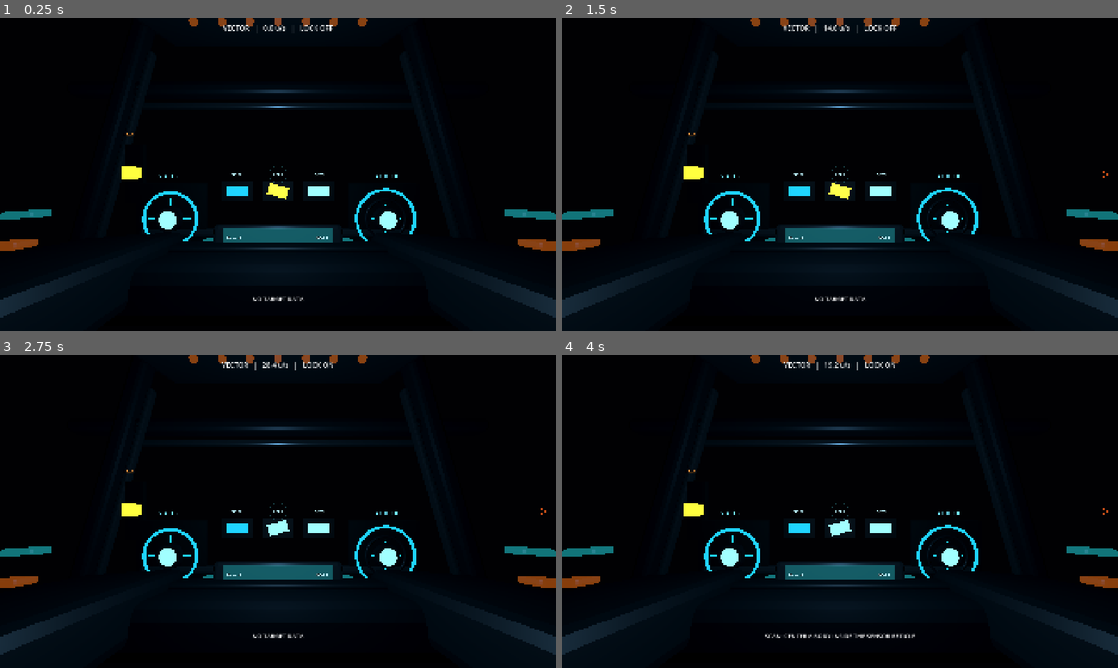
Above: before the commit, frames 1-4 (two rows, left to right).
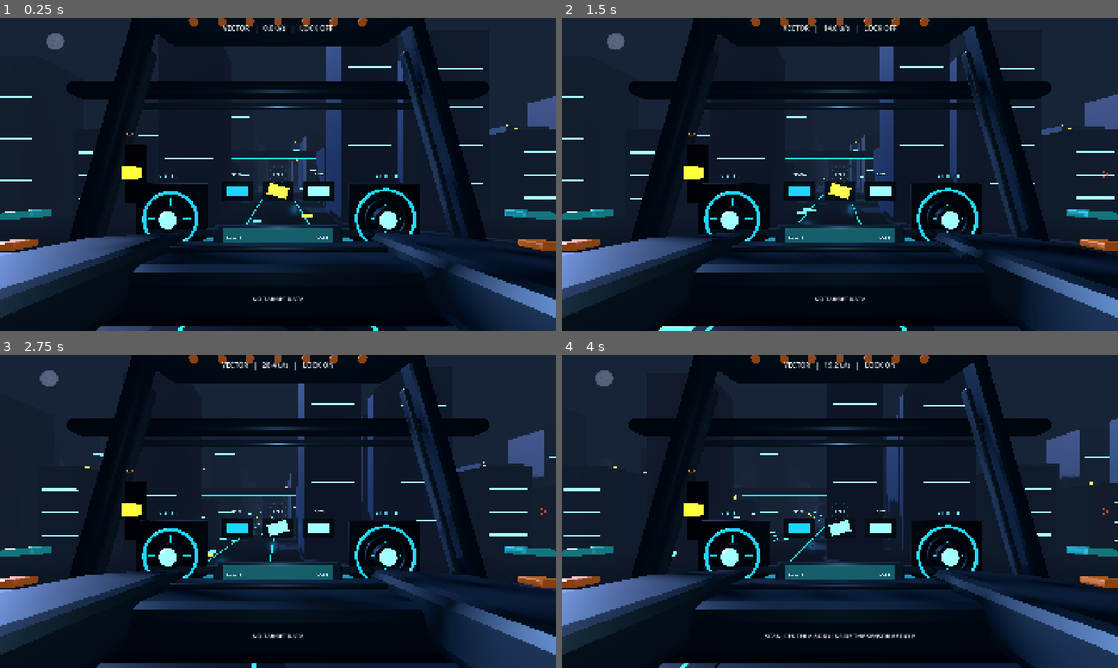
Above: after the commit, the same moments.

Repository: narmanb/science-playground
Game: Godot game, scene res://scenes/main.tscn
Same seed, same stepped clock (60 frames per second), same inputs: the game is played once before the commit and once after it.
Inputs (mouse positions are in pixels of both pictures, inside the frame that each line leads up to):
- Up to frame 1 (0.25 s): no input
- Up to frame 2 (1.5 s): tap Enter at 0.5 s; move the mouse to (962, 158) at 0.52 s; hold D 0.53-1.25 s; tap N at 0.6 s; click (962, 158) at 0.67 s; drag from (728, 190) to (812, 237) at 1.27 s
- Up to frame 3 (2.75 s): move the mouse to (333, 442) at 2.02 s; hold D from 2.03 s (still down); tap L at 2.1 s
- Up to frame 4 (4 s): release D at 2.75 s; drag from (812, 574) to (673, 464) at 2.77 s; move the mouse to (1006, 558) at 3.52 s; hold A from 3.53 s (still down); tap X at 3.6 s

The runs differ from the first frame. In frame 1, 59% of the frame differs, in the area x 0-100%, y 0-100%; in frame 2, 59%; in frame 3, 60%; in frame 4, 61%.
Error before the commit: Parse Error: Cannot infer the type of "normalized_distance" variable because the value doesn't have a set type. (res://scripts/moonlit_city_runtime.gd:92)

Commit message:
Type procedural moon texture data explicitly

Diff:
--- a/scripts/moonlit_city_runtime.gd
+++ b/scripts/moonlit_city_runtime.gd
@@ -49,7 +49,7 @@
 func _build_moon_texture() -> ImageTexture:
 	var image := Image.create(MOON_TEXTURE_SIZE, MOON_TEXTURE_SIZE, false, Image.FORMAT_RGBA8)
 	image.fill(Color(0.0, 0.0, 0.0, 0.0))
-	var craters := [
+	var craters: Array[Vector3] = [
 		Vector3(-0.38, -0.16, 0.15),
 		Vector3(0.33, -0.31, 0.11),
 		Vector3(0.20, 0.22, 0.17),
@@ -58,7 +58,7 @@
 		Vector3(-0.52, 0.30, 0.065),
 		Vector3(0.02, -0.55, 0.085),
 	]
-	var maria := [
+	var maria: Array[Vector3] = [
 		Vector3(-0.18, -0.08, 0.34),
 		Vector3(0.38, 0.18, 0.24),
 		Vector3(-0.34, 0.40, 0.19),
@@ -81,15 +81,15 @@
 			shade += sin(nx * 11.0 + ny * 6.0) * 0.018
 			shade += sin(nx * 5.0 - ny * 14.0) * 0.012
 
-			for patch in maria:
-				var patch_distance := Vector2(nx - patch.x, ny - patch.y).length()
+			for patch: Vector3 in maria:
+				var patch_distance: float = Vector2(nx - patch.x, ny - patch.y).length()
 				if patch_distance < patch.z:
 					shade -= (1.0 - patch_distance / patch.z) * 0.105
 
-			for crater in craters:
-				var crater_distance := Vector2(nx - crater.x, ny - crater.y).length()
+			for crater: Vector3 in craters:
+				var crater_distance: float = Vector2(nx - crater.x, ny - crater.y).length()
 				if crater_distance < crater.z:
-					var normalized_distance := crater_distance / crater.z
+					var normalized_distance: float = crater_distance / crater.z
 					shade -= (1.0 - normalized_distance) * 0.16
 					if normalized_distance > 0.72:
 						shade += (normalized_distance - 0.72) / 0.28 * 0.045
